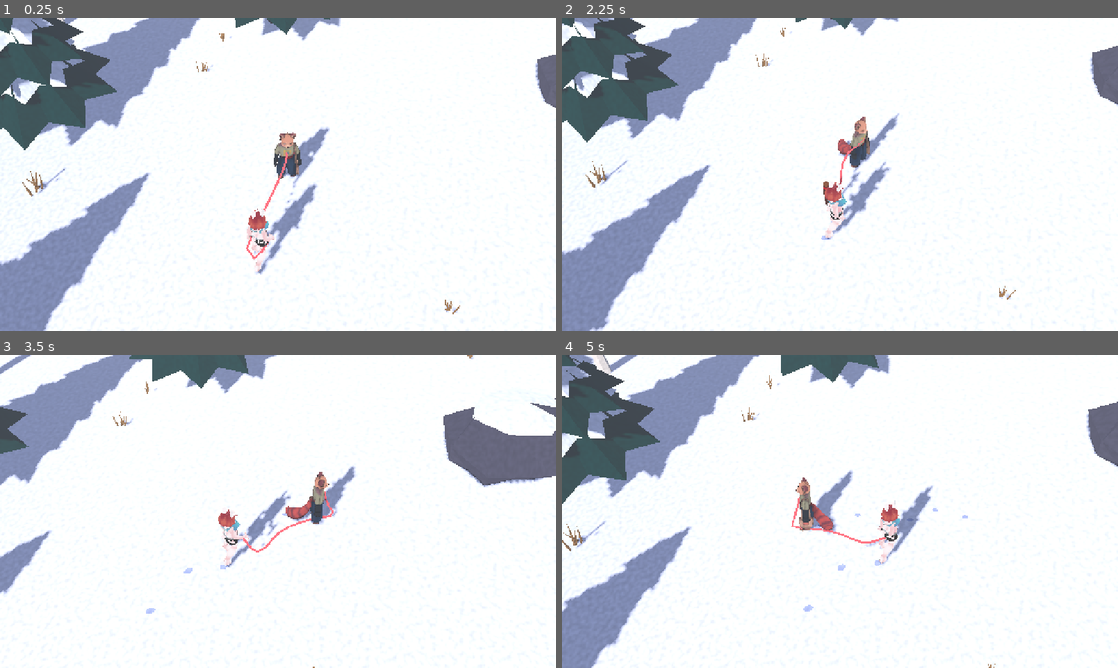
Above: before the commit, frames 1-4 (two rows, left to right).
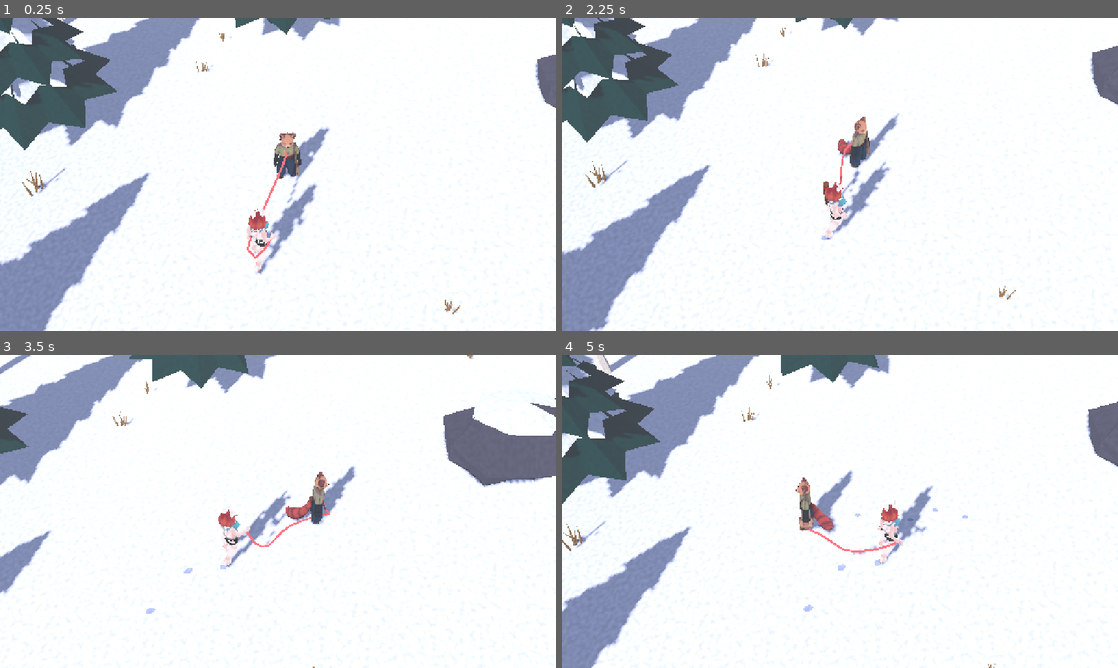
Above: after the commit, the same moments.

Repository: MrKrob00/Animal-Walk
Game: Godot game, scene res://scenes/main.tscn
Two runs of this game, one before a commit and one after it. Both use one fixed random seed, a clock stepped at 60 frames per second and the inputs below.
Inputs (mouse positions are in pixels of both pictures, inside the frame that each line leads up to):
- Up to frame 1 (0.25 s): no input
- Up to frame 2 (2.25 s): move the mouse to (962, 158) at 0.52 s; hold D (move_right) 0.53-1.25 s; hold Space (act) 0.53-1.25 s; click (962, 158) at 0.67 s; drag from (728, 190) to (812, 237) at 1.27 s; move the mouse to (895, 105) at 2.02 s; hold D (move_right) from 2.03 s (still down); tap E at 2.1 s
- Up to frame 3 (3.5 s): release D (move_right) at 2.75 s; drag from (250, 574) to (111, 464) at 2.77 s
- Up to frame 4 (5 s): move the mouse to (1006, 558) at 3.52 s; hold A (move_left) 3.53-4.25 s; hold Shift (run) 3.53-4.25 s; drag from (673, 464) to (756, 433) at 4.27 s

The runs differ from the first frame. In frame 1, 0.3% of the frame differs, in the area x 44-55%, y 42-78%; in frame 2, 0.2%; in frame 3, 0.4%; in frame 4, 0.4%, in the area x 41-66%, y 45-64%.

Commit message:
Leash arm follows strongly within shoulder limits; leash on TOFU's neck
- Arm aims at the leash much more, clamped to what a shoulder can do
  (30 deg across, 115 deg back along the side, 65 deg up); a leash
  behind her is reached for along her right side
- Leash tied to the front of TOFU's neck instead of the chest
- tests: arm limits in front, behind and across

Co-Authored-By: Claude Opus 5.5 <noreply@anthropic.com>
Claude-Session: https://claude.ai/code/session_01Lbjh88uP794iDp2E8yqCqj

Diff:
--- a/scripts/actor.gd
+++ b/scripts/actor.gd
@@ -59,7 +59,7 @@
 		"upper_arm_r": "upper_arm.R", "forearm_r": "forearm.R",
 		"tail": ["tail1", "tail2", "tail3"],
 	},
-	"collar": "chest",
+	"collar": "neck",
 	"hide": [],
 }
 
--- a/scripts/gait.gd
+++ b/scripts/gait.gd
@@ -461,10 +461,10 @@
 	var l1 := (el - sh).length()
 	var l2 := (wr - el).length()
 	# Where the wrist goes: toward the leash, low and in front when slack, at reach when taut.
-	var to_leash := ((to_sk * _hold_point) - sh).normalized()
+	var to_leash := _shoulder_limit(((to_sk * _hold_point) - sh).normalized())
 	var rest_dir := (-_up_sk + _fwd_sk * 0.3 - _side_sk * 0.4).normalized()
-	var dir := rest_dir.slerp(to_leash, 0.12 + 0.8 * _pull).normalized()
-	var reach := (l1 + l2) * lerpf(0.9, 0.985, _pull)
+	var dir := rest_dir.slerp(to_leash, 0.45 + 0.55 * _pull).normalized()
+	var reach := (l1 + l2) * lerpf(0.86, 0.99, _pull)
 	var bounce := _up_sk * (l1 + l2) * 0.025 * sin(phase * 2.0) * clampf(speed / walk_speed, 0.0, 1.0)
 	var goal := sh + dir * reach
 	# The wrist goal is followed through a soft spring in the shoulder's frame, so sudden turns
@@ -493,6 +493,33 @@
 	var q2 := _arc(fa_now, (sh + u * d - el_new).normalized())
 	var gb2 := (Basis(q1) * g_fa.basis.orthonormalized()).orthonormalized()
 	skeleton.set_bone_pose_rotation(fa, skeleton.get_bone_pose_rotation(fa) * Quaternion(gb2.inverse() * Basis(q2) * gb2))
+
+
+## What a right shoulder can do: the arm follows the leash strongly, but never further than
+## ARM_ACROSS across the chest, ARM_BACK behind the side, or ARM_UP above the horizon.
+const ARM_ACROSS := deg_to_rad(30.0)
+const ARM_BACK := deg_to_rad(115.0)
+const ARM_UP := deg_to_rad(65.0)
+
+func _shoulder_limit(d: Vector3) -> Vector3:
+	var out := -_side_sk          # the right arm's outward side
+	var o := d.dot(out)
+	var f := d.dot(_fwd_sk)
+	var u := d.dot(_up_sk)
+	var az := atan2(o, f)                     # 0 = ahead, + = out to the right side
+	if az < -ARM_ACROSS and f < 0.0:
+		az = ARM_BACK                         # behind her left: reach back along the right side
+	az = clampf(az, -ARM_ACROSS, ARM_BACK)
+	var el := clampf(asin(clampf(u, -1.0, 1.0)), -PI * 0.5, ARM_UP)
+	return (out * sin(az) * cos(el) + _fwd_sk * cos(az) * cos(el) + _up_sk * sin(el)).normalized()
+
+
+## The arm's direction in the body frame: [azimuth, elevation] (for tests).
+func right_arm_angles() -> Vector2:
+	var ua := _one("upper_arm_r")
+	var hand := _one("hand_r")
+	var d := (skeleton.get_bone_global_pose(hand).origin - skeleton.get_bone_global_pose(ua).origin).normalized()
+	return Vector2(atan2(d.dot(-_side_sk), d.dot(_fwd_sk)), asin(clampf(d.dot(_up_sk), -1.0, 1.0)))
 
 
 ## Base pose for models whose rest pose has the arms up: hang each arm down at the side,
--- a/scripts/main.gd
+++ b/scripts/main.gd
@@ -55,7 +55,7 @@
 	bunny.position = Vector3(-0.6, Terrain.height(-0.6, 3.2), 3.2)
 	add_child(bunny)
 
-	_collar = tofu.attach_point(Actor.TOFU.collar, Vector3(0, 0, 0.12))
+	_collar = tofu.attach_point(Actor.TOFU.collar, Vector3(0, -0.01, 0.06))   # front of the neck
 	_hand = bunny.attach_point(Actor.BUNNY.hand)
 
 	stake = Stake.new()
--- a/tests/test_rig.gd
+++ b/tests/test_rig.gd
@@ -55,6 +55,22 @@
 		biggest = maxf(biggest, now.distance_to(last))
 		last = now
 	Check.ok(biggest < 0.03, "the arm swings over smoothly (largest step %.3f m per frame)" % biggest)
+	# Leash straight behind her, then far across to her left: the arm follows, within reason.
+	a.gait.hold_target = a.global_position + Vector3(0.3, 1.0, -3.0)
+	for i in 200:
+		a.animate(0.016, 0.0)
+	var behind := a.gait.right_arm_angles()
+	Check.ok(behind.x > deg_to_rad(70.0) and behind.x <= Gait.ARM_BACK + 0.2, "leash behind: the arm reaches back along her side, only so far (%.0f deg)" % rad_to_deg(behind.x))
+	a.gait.hold_target = a.global_position + Vector3(3.0, 1.0, 0.5)
+	for i in 200:
+		a.animate(0.016, 0.0)
+	var across := a.gait.right_arm_angles()
+	Check.ok(across.x >= -Gait.ARM_ACROSS - 0.2, "leash to her left: the arm crosses the chest only so far (%.0f deg)" % rad_to_deg(across.x))
+	a.gait.hold_target = a.global_position + Vector3(-2.0, 0.9, 2.0)
+	for i in 200:
+		a.animate(0.016, 0.0)
+	var front_right := a.gait.right_arm_angles()
+	Check.ok(front_right.x > deg_to_rad(20.0) and front_right.x < deg_to_rad(70.0), "leash ahead to the right: the arm points there (%.0f deg)" % rad_to_deg(front_right.x))
 	a.gait.hold_target = Vector3.INF
 	a.gait.hammer()
 	Check.ok(a.gait.hammering(), "the hammering starts")
Not shown, changed: CLAUDE.md
